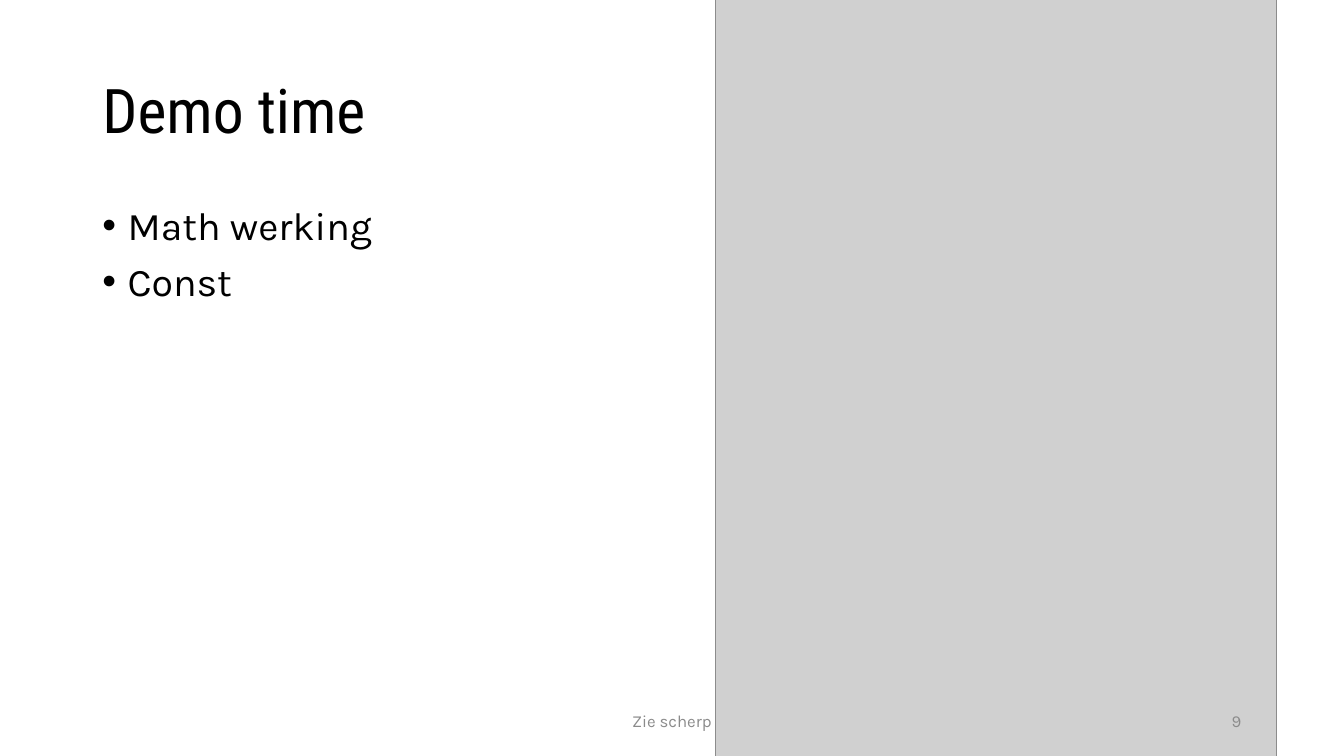
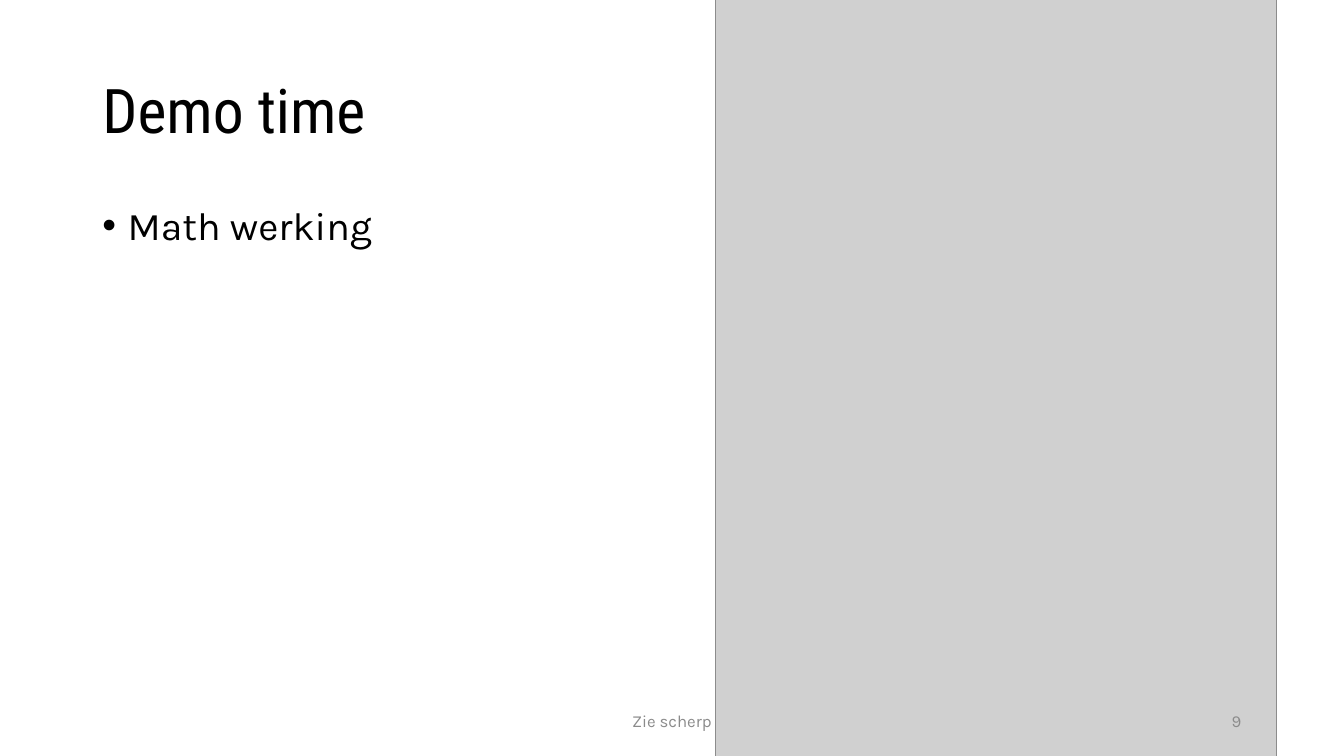
Before and after one commit to timdams/csharpbook, a slide deck: slide 9 of _SLIDES/2020/H4- Werken met data/H4_3-Math bib en berekeningen en random.pptx. Drawn at 1344x756 pixels with LibreOffice and Linux fonts; fonts in the diff are those of the drawing; grey boxes stand for pictures; background and template pictures are left out. Boxes give left, top, right and bottom in pixels: in the first picture for what was removed or moved away, otherwise in the second. Text is boxed around its words. In the diff, an @@ line names an element or a change of style, - is before the commit and + after.

```diff
--- a/_SLIDES/2020/H4- Werken met data/H4_3-Math bib en berekeningen en random.pptx
+++ b/_SLIDES/2020/H4- Werken met data/H4_3-Math bib en berekeningen en random.pptx
@@ text at (128, 271, 232, 297): paragraph removed @@
-• Const
```
Also in this commit, not shown: 6 other slides changed, 10 other files.
